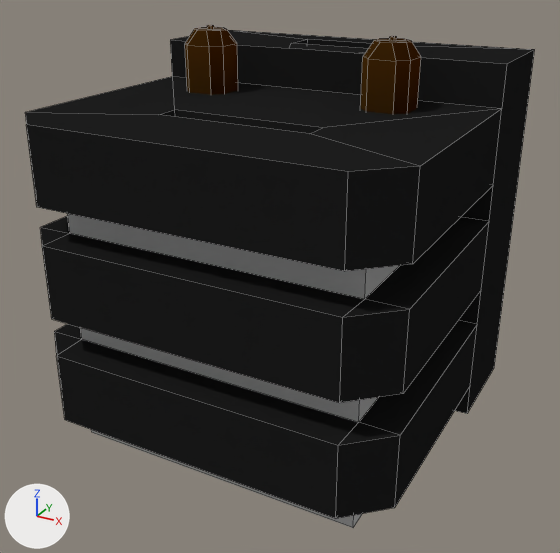
What one commit did to the Blender file src/main/resources/dev/radio.blend.
The view is the same before and after, from a 50 mm camera at (1.448, -2.257, 1.284) aimed at (0.508, -0.547, 0.429). Arrows for +X, +Y and +Z are at lower left; the lights stay in place. Mesh edges are drawn as thin lines.
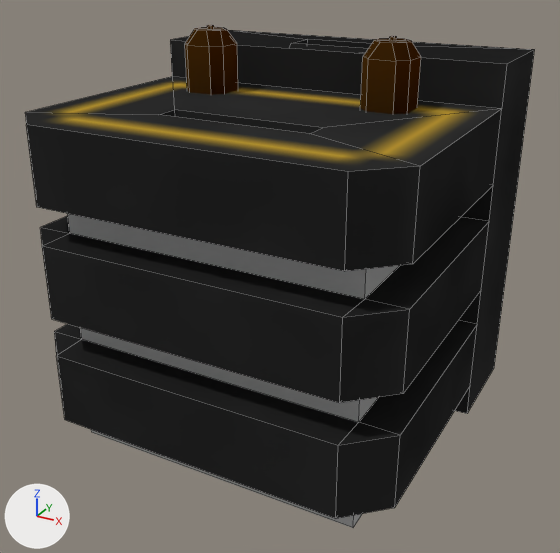
Pixel boxes [x1, y1, x2, y2] of what changed, in the pictures (560 x 553 px):
'Cube', surface changed
    both: [25, 53, 534, 406]
part 1 of me_cube, surface changed
    both: [25, 30, 535, 519]

Edits to the bpy script that builds the scene:
```text
Add img_main_png:
    img_main_png = load_image('main.png', '../assets/radiotransfer/textures/blocks/radio/main.png', 48, 48, 'sRGB')
Change mat_material:
    remove mat_material.base_color = (0.0134, 0.0134, 0.0134)  # black #1f1f1f
    add mat_material.texture = img_main_png
Change me_cube:
    where me_cube.from_pydata(...)  # 84 vertices, 68 faces; spans x -1.0..1.0, y -1.0..1.0, z -1.0..1.0
    used by ob_cube; location = (0.5, -0.5, 0.5); scale = (0.5, 0.5, 0.5)
    me_cube part 1: texture (UV) coordinates of 68 of 68 faces, centred in x -1.0..1.0, y -1.0..1.0, z -1.0..1.0, changed; they spanned u 0.0..1.0, v 0.0..0.97 and now span u 0.0..1.0, v 0.0..1.0
```
